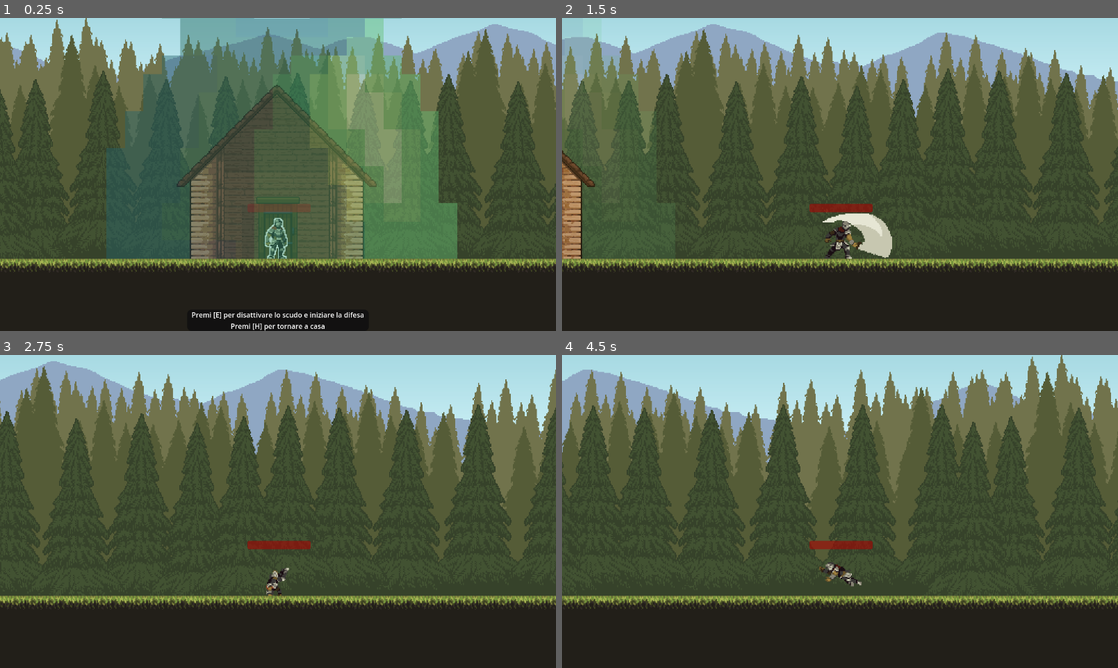
Above: before the commit, frames 1-4 (two rows, left to right).
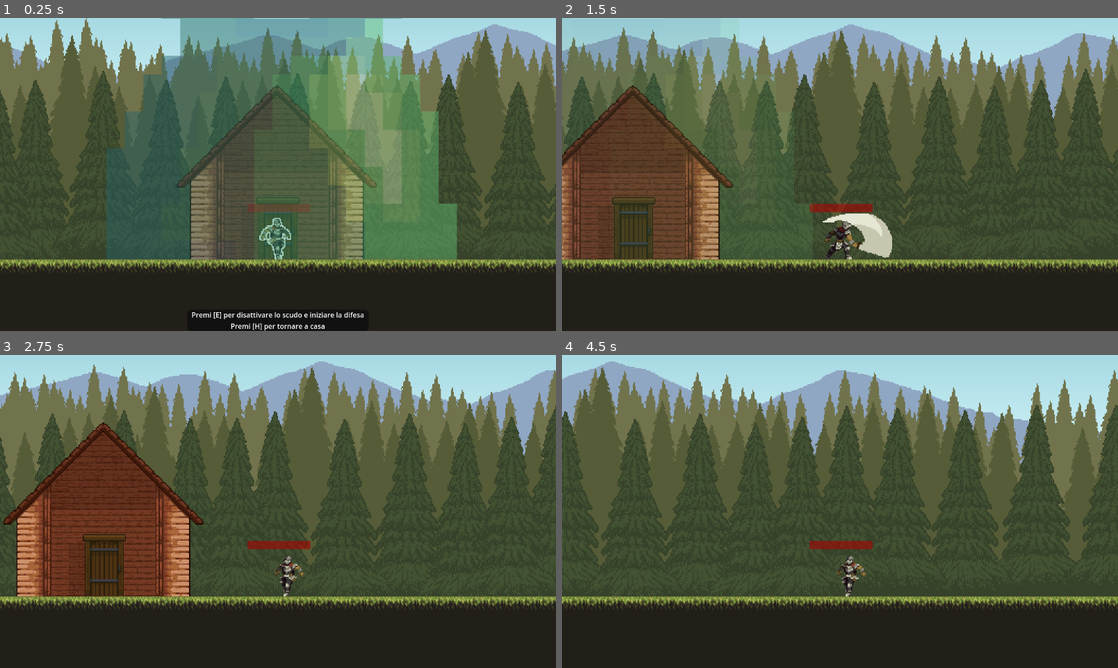
Above: after the commit, the same moments.

Repository: ON1VAS/tesiUni2025
Game: Godot game, scene res://scene/game.tscn
Two runs of this game, one before a commit and one after it. Both use one fixed random seed, a clock stepped at 60 frames per second and the inputs below.
Inputs:
- Up to frame 1 (0.25 s): no input
- Up to frame 2 (1.5 s): tap Enter at 0.5 s; hold D (ui_right) from 0.53 s (still down); tap Shift (roll) at 0.6 s; tap E (ui_accept) at 0.77 s; tap K (attackfast) at 1.35 s
- Up to frame 3 (2.75 s): tap E (ui_accept) at 1.52 s; tap Shift (roll) at 1.55, 2.3 s; release D (ui_right) at 2.03 s; hold A (ui_left) from 2.03 s (still down); tap L (attackpesant) at 2.1 s
- Up to frame 4 (4.5 s): release A (ui_left) at 2.78 s; hold D (ui_right) 2.78-4.28 s; tap H (return_home) at 2.85 s; tap E (ui_accept) at 3.02, 3.77 s; tap Shift (roll) at 3.05, 3.6, 4.35 s; hold A (ui_left) from 4.28 s (still down)

The runs differ from the first frame. In frame 1, 1.8% of the frame differs, in the area x 0-100%, y 0-81%; in frame 2, 33%; in frame 3, 34%, in the area x 0-100%, y 2-82%; in frame 4, 26%.

Commit message:
sistemati debuff applicandoli correttamente

Diff:
--- a/DebuffManager.gd
+++ b/DebuffManager.gd
@@ -16,17 +16,20 @@
 
 	# Reset valori
 	player.speed = 200
+	player.can_roll = true
+	player.can_jump = true
 
 	# Debuff 1: rallenta
 	if energia < ENERGY_THRESHOLDS["blocco1"]:
 		player.speed = 150
 
 	if energia < ENERGY_THRESHOLDS["blocco2"]:
-		player.speed = 120
+		player.can_roll = false
 
 	# Debuff 3: disabilita salto
 	if energia < ENERGY_THRESHOLDS["blocco3"]:
 		player.can_jump = false  # aggiungi una variabile nel player
+		player.speed = 50
 	else:
 		player.can_jump = true
 
--- a/script/player.gd
+++ b/script/player.gd
@@ -2,6 +2,7 @@
 
 @onready var sword_hitbox = $SwordHitbox/CollisionShape2D
 @onready var hitbox_timer = $HitboxTimer
+
 
 const GRAVITY = 400.0
 const JUMP_FORCE = -200
@@ -13,6 +14,8 @@
 var facing_direction = 1  # 1 = destra, -1 = sinistra
 var is_rolling = false
 var is_invincible = false
+var can_jump = true
+var can_roll = true
 
 signal player_defeated
 
@@ -25,6 +28,7 @@
 }
 
 func _ready():
+	print(self.name)
 	$AnimatedSprite2D.play("idle")
 	$HealthBar.value = health
 	sword_hitbox.disabled = true #disattivato di default
@@ -43,6 +47,7 @@
 	#emit_signal("hit_landed", damage) #non viene ancora usato, ma si potrebbe implementare
 
 func _physics_process(delta):
+	DebuffManager.apply_to_player(self)
 	if GlobalStats.is_sleeping: #il giocatore non può fare nulla se sta dormendo
 		return
 	# Movimento e gravità
@@ -72,10 +77,12 @@
 
 
 	# Salto
-	if Input.is_action_just_pressed("ui_up") and is_on_floor():
+	if Input.is_action_just_pressed("ui_up") and is_on_floor() and can_jump:
 		velocity.y = JUMP_FORCE
+	else:
+		velocity.y = JUMP_FORCE * 0
 
-	if Input.is_action_just_pressed("roll") and is_on_floor():
+	if Input.is_action_just_pressed("roll") and is_on_floor() and can_roll:
 		is_rolling = true
 		$AnimatedSprite2D.play("roll")
 		velocity.x = ROLL_FORCE * facing_direction
